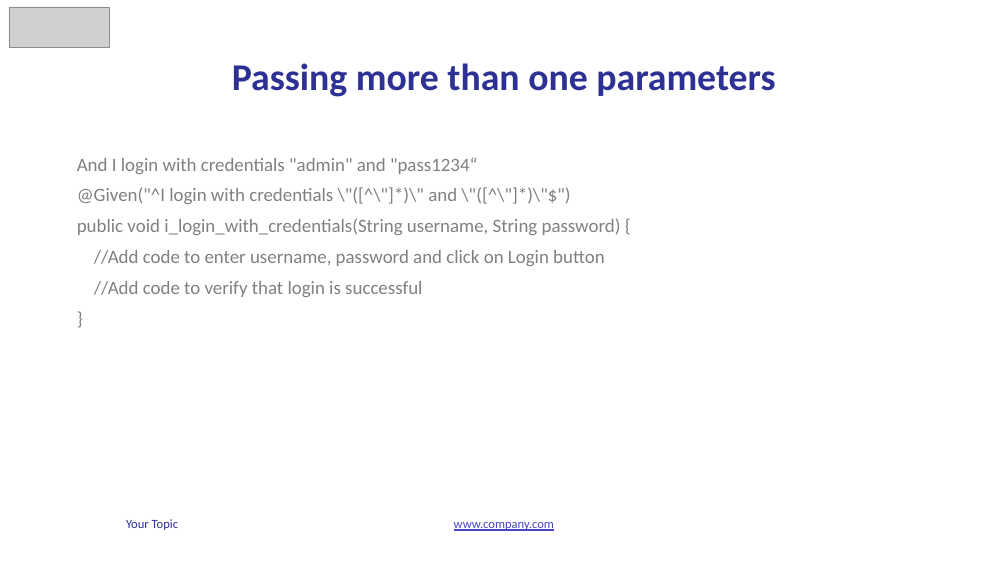
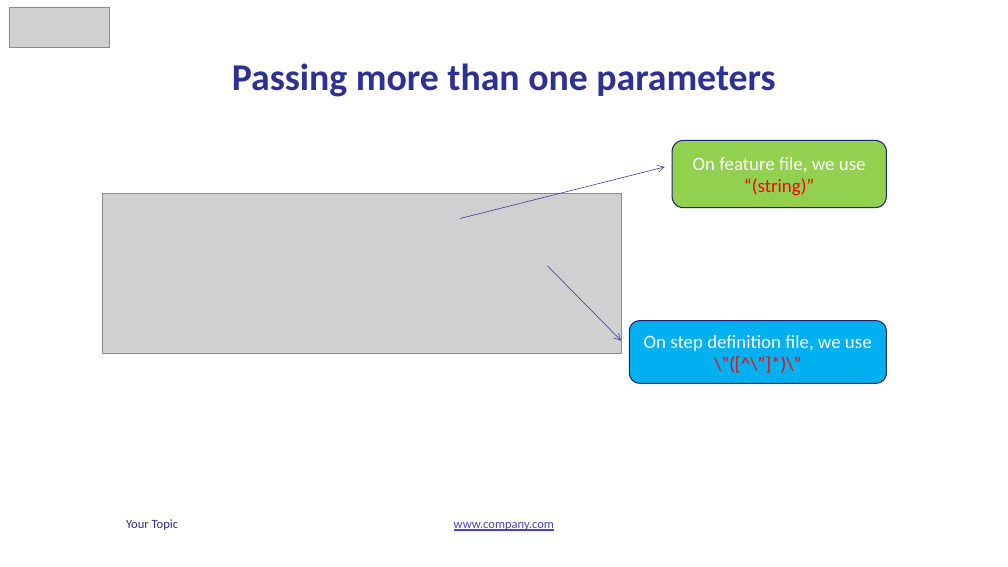
Before and after one commit to vunguyen2588/Cucumber, a slide deck: slide 16 of b4uconference_cucumber_slide.pptx. Drawn at 1008x567 pixels with LibreOffice and Linux fonts; fonts in the diff are those of the drawing; grey boxes stand for pictures. Boxes give left, top, right and bottom in pixels: in the first picture for what was removed or moved away, otherwise in the second. Text is boxed around its words. In the diff, an @@ line names an element or a change of style, - is before the commit and + after.

```diff
--- a/b4uconference_cucumber_slide.pptx
+++ b/b4uconference_cucumber_slide.pptx
@@ rounded rectangle added at (672, 141, 887, 208), fill #92D050, outline #21246D 1 pt, 18 pt, text #FFFFFF @@
+On feature file, we use “(string)”
@@ text removed at (77, 157, 621, 297) @@
-And I login with credentials "admin" and "pass1234“
-@Given("^I login with credentials \"([^\"]*)\" and \"([^\"]*)\"$")
-public void i_login_with_credentials(String username, String password) {
-//Add code to enter username, password and click on Login button
-//Add code to verify that login is successful
-}
@@ arrow added from (461, 219) to (665, 167), #2D3194 0.5 pt @@
@@ picture added at (103, 194, 621, 353) @@
@@ arrow added from (547, 266) to (621, 341), #2D3194 0.5 pt @@
@@ rounded rectangle added at (629, 321, 886, 383), fill #00B0F0, outline #21246D 1 pt, 18 pt, text #FFFFFF @@
+On step definition file, we use \”([^\”]*)\”
```
Also in this commit, not shown: 7 other slides changed, 5 other files.
